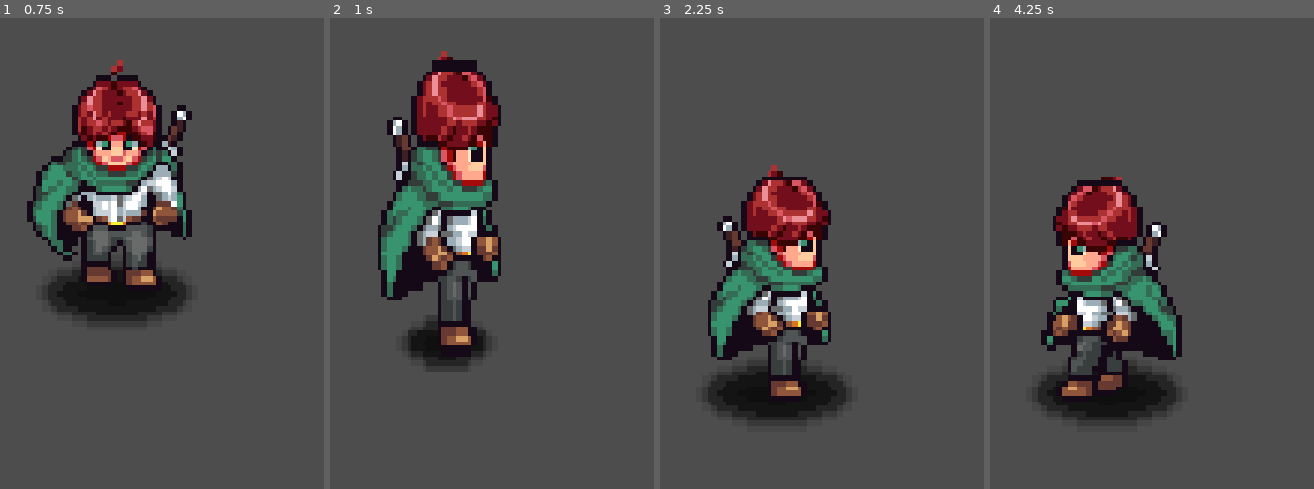
Above: before the commit, frames 1-4 (left to right).
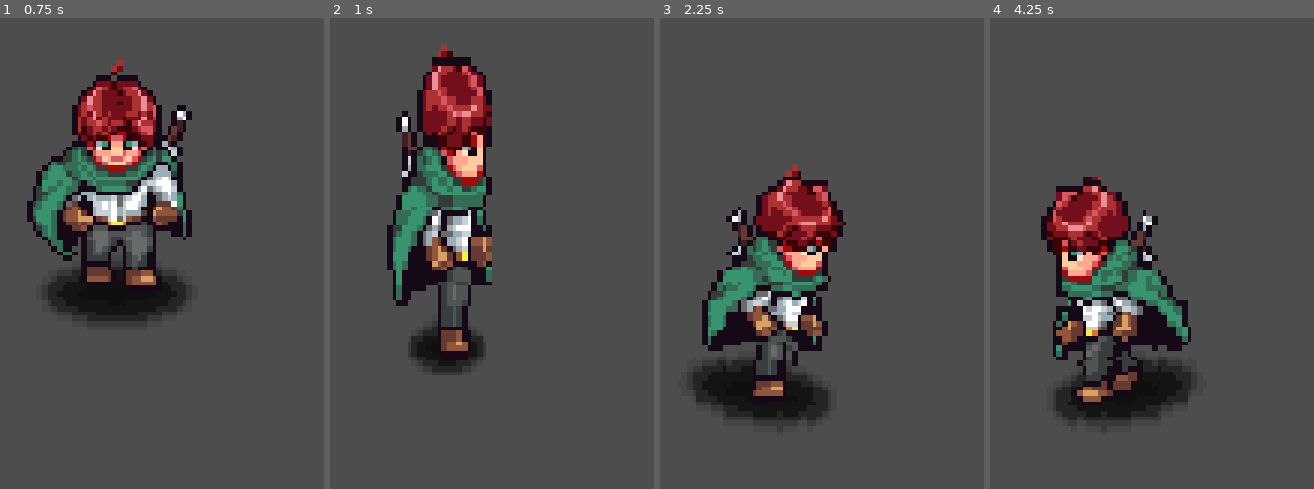
Above: after the commit, the same moments.

Repository: Vazehalla/bruise-linus
Game: Godot game, scene res://Player/player.tscn
Two runs of this game, one before a commit and one after it. Both use one fixed random seed, a clock stepped at 60 frames per second and the inputs below.
Inputs:
- Up to frame 1 (0.75 s): hold Right (right) from 0.53 s (still down); hold Shift (dash) from 0.53 s (still down)
- Up to frame 2 (1 s): keep holding Right (right); keep holding Shift (dash); tap Space (jump) at 0.77 s
- Up to frame 3 (2.25 s): release Right (right) at 1.28 s; release Shift (dash) at 1.28 s; hold Down (down) 1.28-2.03 s; tap Z (attack) at 1.35 s; tap Space (jump) at 1.52 s; tap Shift (dash) at 1.55 s; hold Right (right) from 2.03 s (still down); hold Shift (dash) from 2.03 s (still down)
- Up to frame 4 (4.25 s): release Right (right) at 2.78 s; release Shift (dash) at 2.78 s; hold Up (up) 2.78-3.53 s; tap Shift (dash) at 2.85, 3.8 s; tap Space (jump) at 3.02, 3.77 s; hold Left (left) from 3.53 s (still down); hold Z (attack) from 3.53 s (still down)

Frame 1 is identical in both runs. In frame 2, 9.5% of the frame differs, in the area x 14-53%, y 5-73%; in frame 3, 11%; in frame 4, 12%, in the area x 14-63%, y 33-84%.

Commit message:
increase movement visual feedback for walk dash and jump

Diff:
--- a/Player/Scripts/state_dash.gd
+++ b/Player/Scripts/state_dash.gd
@@ -19,8 +19,8 @@
 	_dash_direction = player.direction if player.direction != Vector2.ZERO else Vector2(player.cardinal_direction.x, player.cardinal_direction.y).normalized()
 	_timer = 0.0
 	_flip = sign(player.sprite.scale.x)
-	player.sprite.scale = Vector2(_flip * 1.35, 0.8)
-	player.sprite.rotation = _dash_direction.x * deg_to_rad(20.0)
+	player.sprite.scale = Vector2(_flip * 1.6, 0.7)
+	player.sprite.rotation = _dash_direction.x * deg_to_rad(28.0)
 	player.UpdateAnimation("walk")
 
 
@@ -35,8 +35,9 @@
 	_cooldown = max(0.0, _cooldown - _delta)
 	_timer += _delta
 	var progress : float = min(_timer / dash_duration, 1.0)
-	player.sprite.scale.x = _flip * lerp(1.35, 1.0, progress)
-	player.sprite.scale.y = lerp(0.8, 1.0, progress)
+	player.sprite.scale.x = _flip * lerp(1.6, 1.0, progress)
+	player.sprite.scale.y = lerp(0.7, 1.0, progress)
+	player.sprite.rotation = _dash_direction.x * deg_to_rad(28.0 * (1.0 - progress))
 	player.velocity = _dash_direction * dash_speed
 	if _timer >= dash_duration:
 		if player.direction != Vector2.ZERO:
--- a/Player/Scripts/state_jump.gd
+++ b/Player/Scripts/state_jump.gd
@@ -13,7 +13,8 @@
 	player.jump_started.emit()
 	player.state_changed.emit("jump")
 	_t = 0.0
-	player.sprite.scale.y = 0.7
+	player.sprite.scale.x = sign(player.sprite.scale.x) * 1.2
+	player.sprite.scale.y = 0.65
 	player.UpdateAnimation("walk")
 
 
@@ -21,7 +22,7 @@
 	player.jump_landed.emit()
 	player.z_height = 0.0
 	player.sprite.position.y = 0.0
-	player.sprite.scale.y = 1.0
+	player.sprite.scale = Vector2(sign(player.sprite.scale.x), 1.0)
 	player.shadow.scale = Vector2.ONE
 
 
@@ -34,7 +35,9 @@
 
 	player.z_height = jump_height * 4.0 * _t * (1.0 - _t)
 	player.sprite.position.y = -player.z_height
-	player.sprite.scale.y = 1.0 + 0.3 * sin(PI * _t)
+	var squash_stretch : float = sin(PI * _t)
+	player.sprite.scale.x = sign(player.sprite.scale.x) * (1.2 - 0.35 * squash_stretch)
+	player.sprite.scale.y = 0.65 + 0.7 * squash_stretch
 	var shadow_scale : float = 1.0 - (player.z_height / jump_height) * 0.4
 	player.shadow.scale = Vector2(shadow_scale, shadow_scale)
 
--- a/Player/Scripts/state_walk.gd
+++ b/Player/Scripts/state_walk.gd
@@ -30,8 +30,12 @@
 	if player.SetDirection():
 		player.UpdateAnimation("walk")
 
-	if player.direction.x != 0.0 and player.direction.y != 0.0:
-		player.sprite.rotation = deg_to_rad(12.0 * sign(player.direction.x))
+	# Always lean slightly when strafing; stronger lean on diagonals.
+	if player.direction.x != 0.0:
+		var lean_degrees : float = 10.0
+		if player.direction.y != 0.0:
+			lean_degrees = 18.0
+		player.sprite.rotation = deg_to_rad(lean_degrees * sign(player.direction.x))
 	else:
 		player.sprite.rotation = 0.0
 
